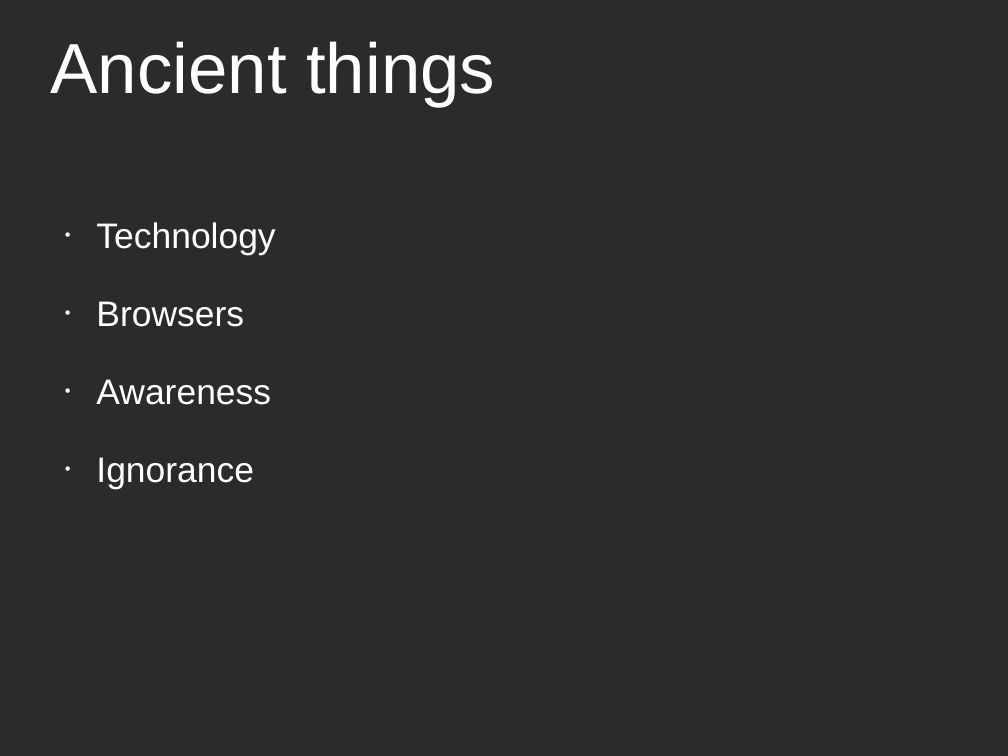
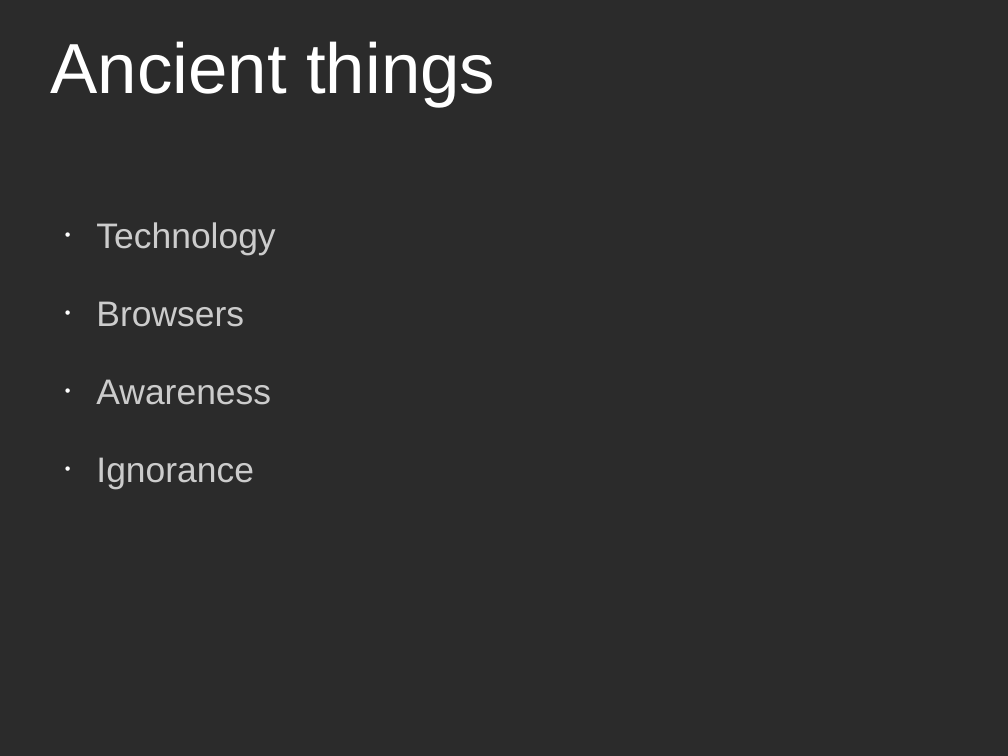
Before and after one commit to kartikm/talks, a slide deck: slide 4 of unicode-and-openweb_FCRS-CEPT_18122009.odp. Drawn at 1008x756 pixels with LibreOffice and Linux fonts; fonts in the diff are those of the drawing; background and template pictures are left out; a plain dark background stands for a picture behind light text. Boxes give left, top, right and bottom in pixels: in the first picture for what was removed or moved away, otherwise in the second. Text is boxed around its words. In the diff, an @@ line names an element or a change of style, - is before the commit and + after.

```diff
--- a/unicode-and-openweb_FCRS-CEPT_18122009.odp
+++ b/unicode-and-openweb_FCRS-CEPT_18122009.odp
@@ text "Technology" at bbox=[96, 222, 275, 490]: text colour #FFFFFF to #CCCCCC @@
```
Also in this commit, not shown: 7 other slides changed, 1 other file.
